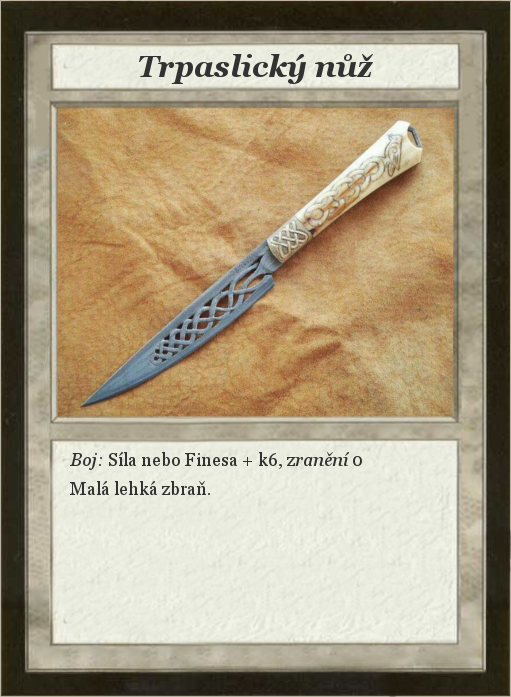
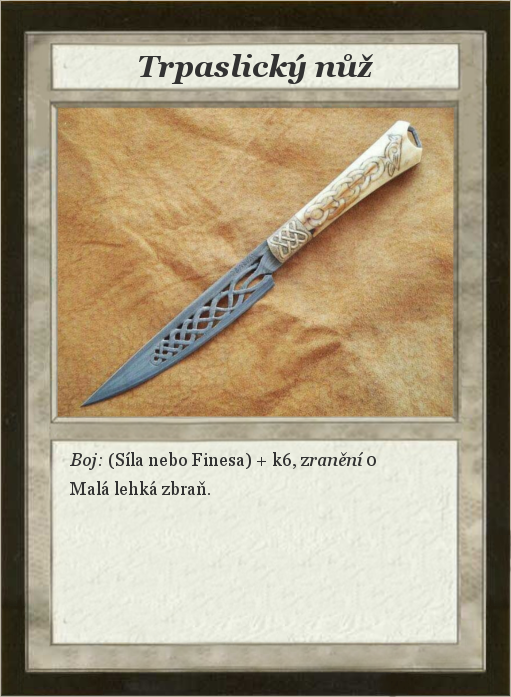
Two versions of the same layered image (511x697). Layer-by-layer changes:
renamed "Boj: Síla nebo Finesa + k6, zr..." to "Boj: (Síla nebo Finesa) + k6, ...", painted on it over [left=109, top=452, right=376, bottom=469]
